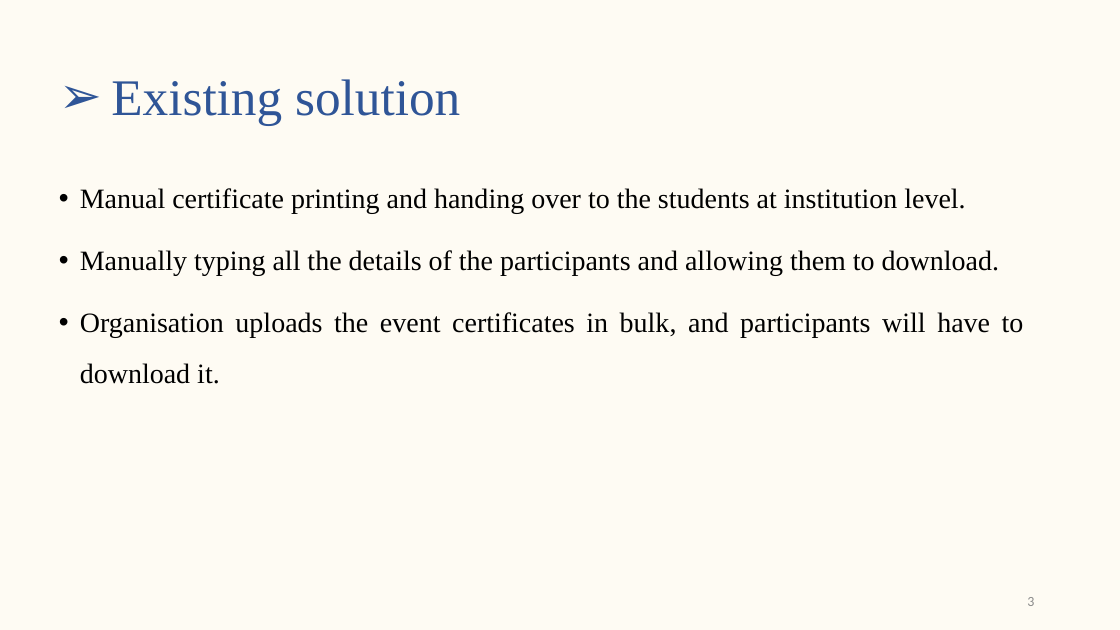
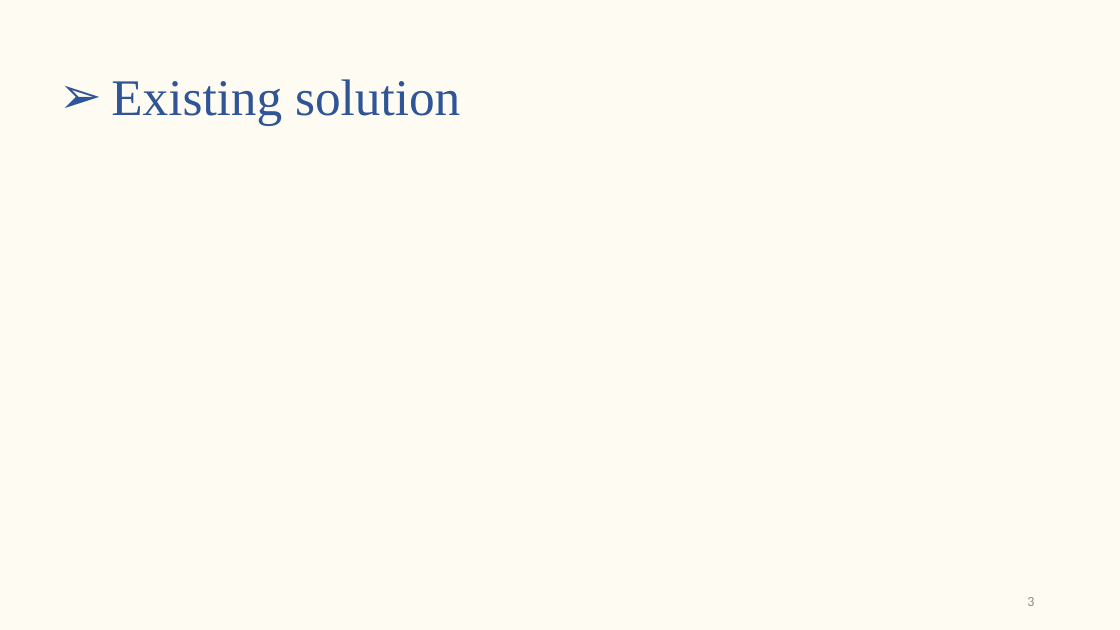
Before and after one commit to s-saanvi/Collection, a slide deck: slide 3 of Synopsis/Synopsis Presentation.pptx. Drawn at 1120x630 pixels with LibreOffice and Linux fonts; fonts in the diff are those of the drawing. Boxes give left, top, right and bottom in pixels: in the first picture for what was removed or moved away, otherwise in the second. Text is boxed around its words. In the diff, an @@ line names an element or a change of style, - is before the commit and + after.

```diff
--- a/Synopsis/Synopsis Presentation.pptx
+++ b/Synopsis/Synopsis Presentation.pptx
@@ text removed at <box>80,188,1024,384</box> @@
-• Manual certificate printing and handing over to the students at institution level.
-• Manually typing all the details of the participants and allowing them to download.
-• Organisation uploads the event certificates in bulk, and participants will have to download it.
```
Also in this commit, not shown: 4 other slides changed, 1 other file.
